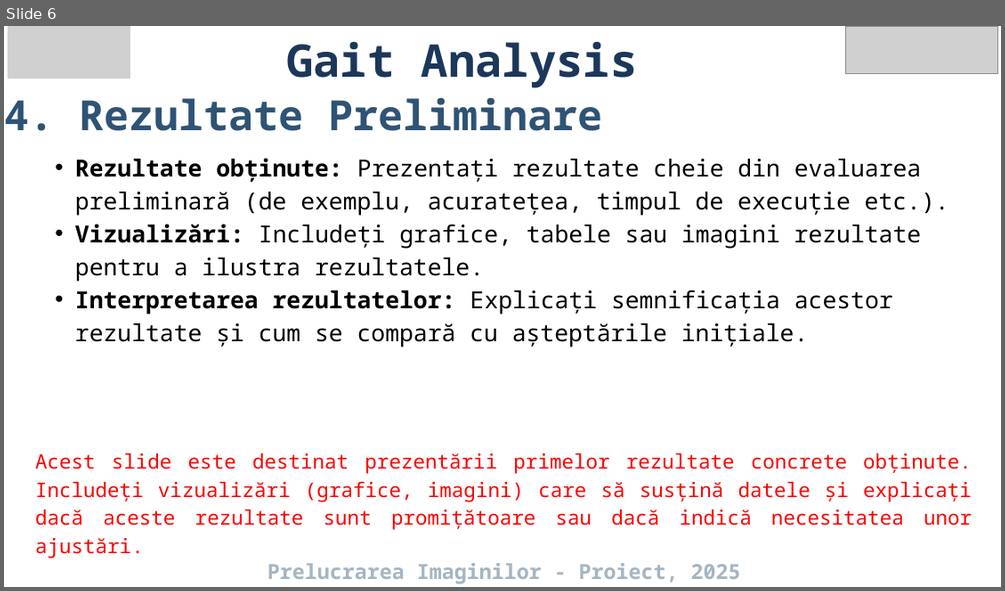
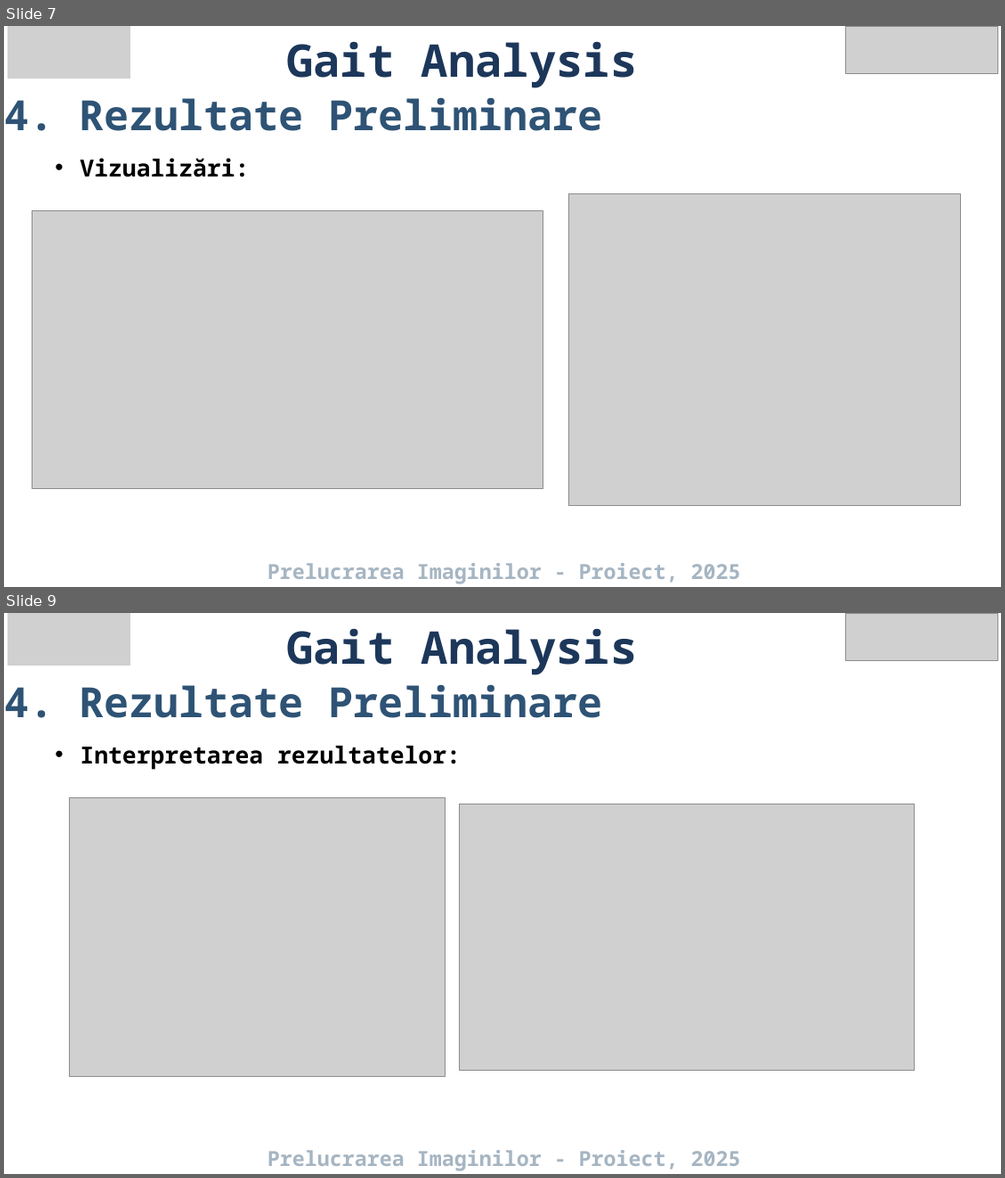
Before and after one commit to SaltieSaltie/Gait-Analysis_PI_Project, a slide deck: Resources/Gait Analysis.pptx. Shown one above the other, each under a label of ours: slide 6 before the commit, slides 7 and 9 after it; the slides between them are not shown. The pictures are 1005x591 and 1005x1178 pixels, drawn with LibreOffice and Linux fonts; fonts in the diff are those of the drawing; grey boxes stand for pictures. Boxes give left, top, right and bottom in pixels: in the first picture for what was removed or moved away, otherwise in the second. Text is boxed around its words. In the diff, an @@ line names an element or a change of style, - is before the commit and + after.

```diff
--- a/Resources/Gait Analysis.pptx
+++ b/Resources/Gait Analysis.pptx
@@ slide 9 added at (4, 613, 1001, 1174), background #FFFFFF @@
@@ picture added at (8, 613, 130, 666) @@
@@ text added at (286, 628, 638, 675), 65 pt, text #1C375A, bold @@
+Gait Analysis
@@ picture added at (846, 613, 997, 660) @@
@@ text added at (4, 684, 602, 718), 60 pt, text #2E5375, bold @@
+4. Rezultate Preliminare
@@ text added at (80, 746, 461, 770), 34 pt, text #000000, bold @@
+  • Interpretarea rezultatelor:
@@ picture added at (69, 798, 445, 1076) @@
@@ picture added at (460, 803, 914, 1070) @@
@@ text added at (267, 1150, 741, 1171), 30 pt, text #A6B5C2, bold @@
+Prelucrarea Imaginilor - Proiect, 2025
@@ what was slide 6 is now slide 7 @@
@@ slide 7 changed as well @@
@@ text at (80, 158, 249, 177): text changed; bold on @@
-  • Rezultate obținute: Prezentați rezultate cheie din evaluarea preliminară (de exemplu, acuratețea, timpul de execuție etc.).
-  • Vizualizări: Includeți grafice, tabele sau imagini rezultate pentru a ilustra rezultatele.
-  • Interpretarea rezultatelor: Explicați semnificația acestor rezultate și cum se compară cu așteptările inițiale.
-Acest slide este destinat prezentării primelor rezultate concrete obținute. Includeți vizualizări (grafice, imagini) care să susțină datele și explicați dacă aceste rezultate sunt promițătoare sau dacă indică necesitatea unor ajustări.
+  • Vizualizări:
@@ picture added at (32, 211, 543, 489) @@
@@ picture added at (568, 193, 960, 506) @@
```
Also in this commit, not shown: 7 other slides changed, 2 other slides added, 1 other file.
